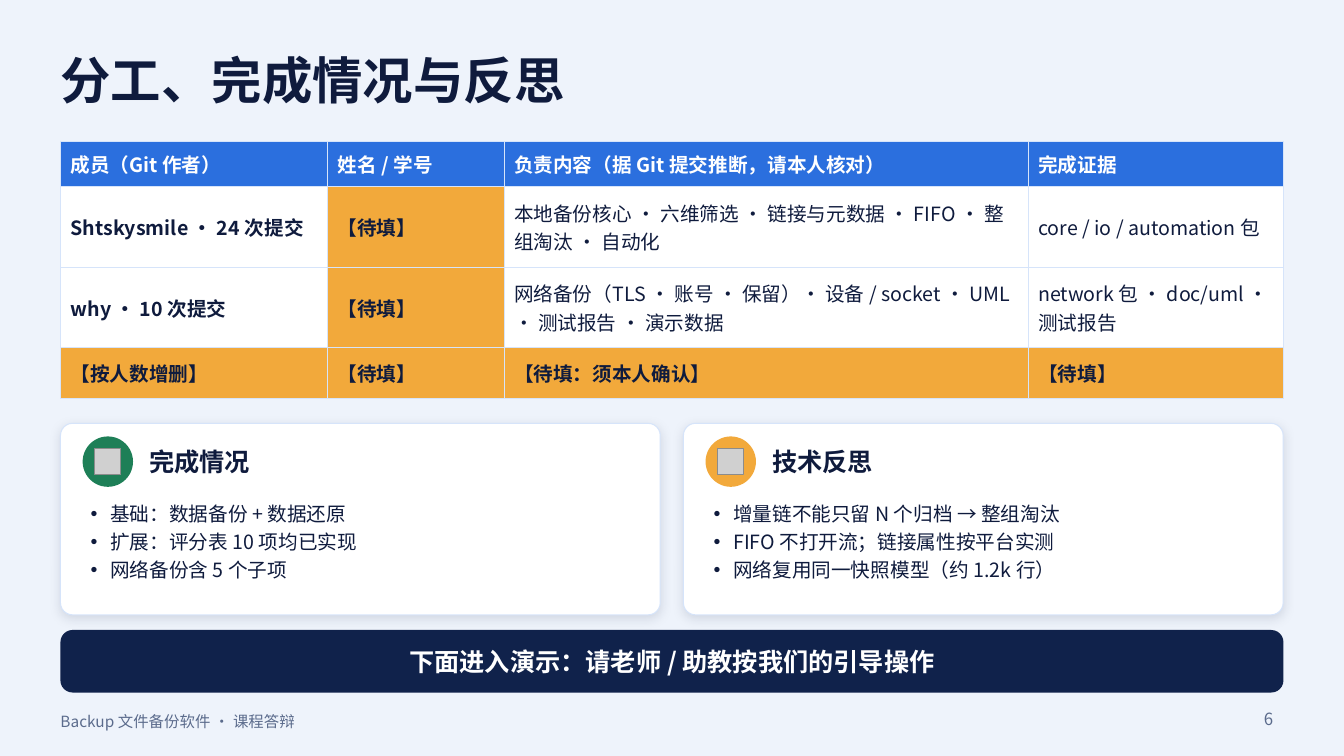
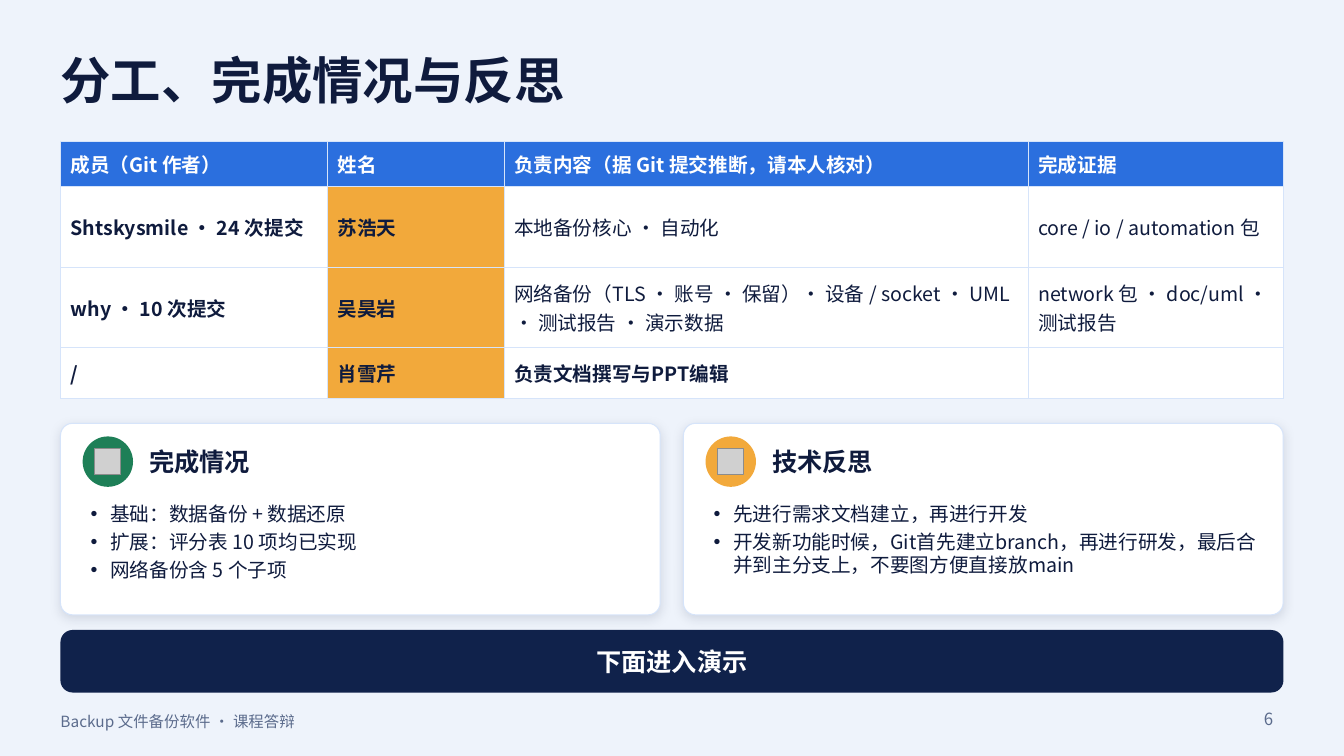
Before and after one commit to Shtskysmile/backup, a slide deck: slide 6 of presentation/Backup答辩.pptx. Drawn at 1344x756 pixels with LibreOffice and Linux fonts; fonts in the diff are those of the drawing; grey boxes stand for pictures. Boxes give left, top, right and bottom in pixels: in the first picture for what was removed or moved away, otherwise in the second. Text is boxed around its words. In the diff, an @@ line names an element or a change of style, - is before the commit and + after.

```diff
--- a/presentation/Backup答辩.pptx
+++ b/presentation/Backup答辩.pptx
@@ table at box(60, 141, 1284, 398) @@
-row 1, column 2: 姓名 / 学号
+row 1, column 2: 姓名
-row 2, column 2: 【待填】
+row 2, column 2: 苏浩天
-row 2, column 3: 本地备份核心 · 六维筛选 · 链接与元数据 · FIFO · 整组淘汰 · 自动化
+row 2, column 3: 本地备份核心 · 自动化
-row 3, column 2: 【待填】
+row 3, column 2: 吴昊岩
-row 4: 【按人数增删】 | 【待填】 | 【待填：须本人确认】 | 【待填】
+row 4: / | 肖雪芹 | 负责文档撰写与PPT编辑 | 
@@ fill #F2A93B to #FFFFFF in 3 cells @@
@@ text at box(733, 504, 1256, 574): text changed @@
-• 增量链不能只留 N 个归档 → 整组淘汰
-• FIFO 不打开流；链接属性按平台实测
-• 网络复用同一快照模型（约 1.2k 行）
+• 先进行需求文档建立，再进行开发
+• 开发新功能时候，Git首先建立branch，再进行研发，最后合并到主分支上，不要图方便直接放main
@@ text in rounded rectangle at box(596, 649, 747, 674): text changed @@
-下面进入演示：请老师 / 助教按我们的引导操作
+下面进入演示
```
Also in this commit, not shown: 10 other slides changed, 13 other files.
